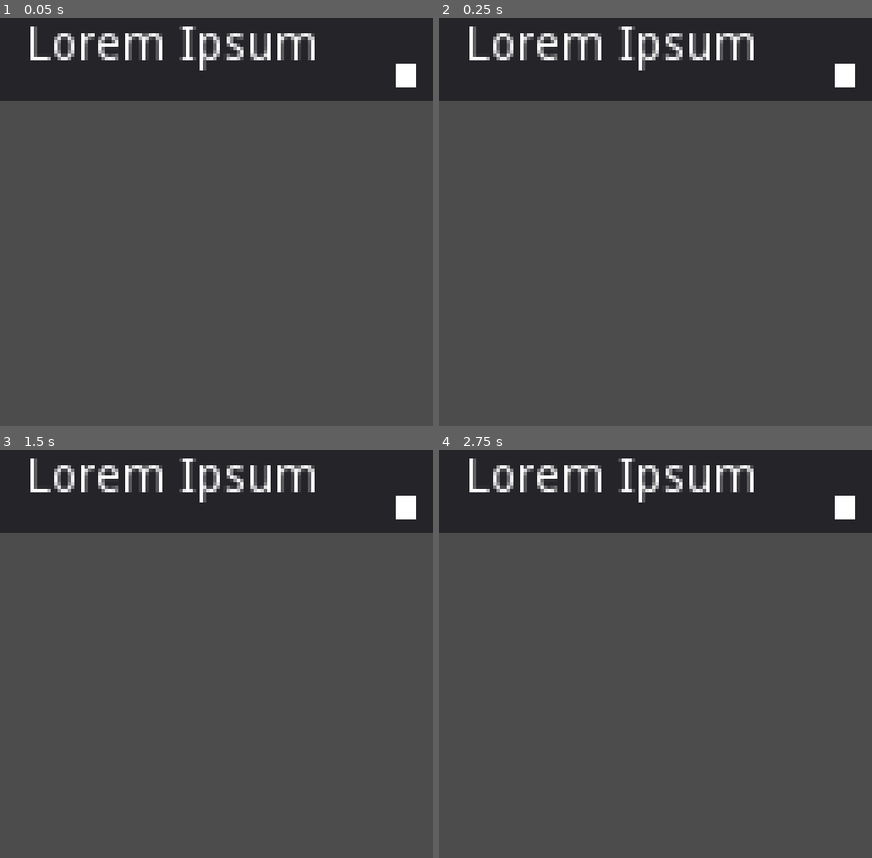
Above: before the commit, frames 1-4 (two rows, left to right).
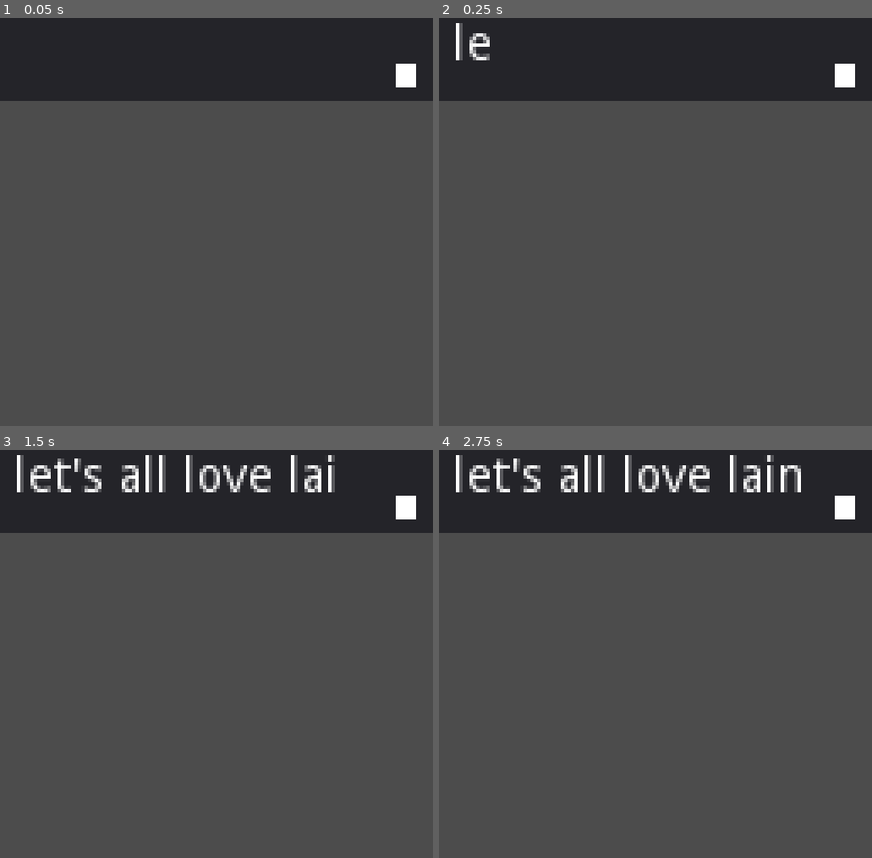
Above: after the commit, the same moments.

Repository: NintenDuck/Project-Vania
Game: Godot game, scene res://Scenes/tools/dialog_box.tscn
Same seed, same stepped clock (60 frames per second), same inputs: the game is played once before the commit and once after it. This scene is started directly instead of the project's main scene.
Inputs:
- Up to frame 1 (0.05 s): no input
- Up to frame 2 (0.25 s): no input
- Up to frame 3 (1.5 s): no input
- Up to frame 4 (2.75 s): tap Enter at 2 s

The runs differ from the first frame. In frame 1, 2.4% of the frame differs, in the area x 7-73%, y 2-13%; in frame 2, 2.6%; in frame 3, 3.0%; in frame 4, 3.3%, in the area x 3-84%, y 1-13%.

Commit message:
Add: Basic text reading from an array

Diff:
--- a/Scenes/tools/dialog_box.tscn
+++ b/Scenes/tools/dialog_box.tscn
@@ -10,22 +10,25 @@
 __meta__ = {
 "_edit_use_anchors_": true
 }
+text_speed = 0.1
 
 [node name="Margin" type="MarginContainer" parent="."]
 anchor_right = 1.0
 anchor_bottom = 1.0
-margin_left = 8.0
-margin_top = 4.0
+margin_left = 4.0
 margin_right = -12.0
-margin_bottom = -4.0
 
 [node name="DialogText" type="Label" parent="Margin"]
-margin_top = 5.0
-margin_right = 108.0
-margin_bottom = 19.0
+margin_top = 9.0
+margin_right = 112.0
+margin_bottom = 23.0
 text = "Lorem Ipsum"
+autowrap = true
+percent_visible = -0.1
 
-[node name="Sprite" type="Sprite" parent="Margin"]
-position = Vector2( 112, 20 )
+[node name="NextLineSprite" type="Sprite" parent="."]
+position = Vector2( 120, 24 )
 texture = ExtResource( 2 )
 hframes = 2
+
+[node name="TextSpeed" type="Timer" parent="."]
--- a/scripts/dialog_box.gd
+++ b/scripts/dialog_box.gd
@@ -1,5 +1,45 @@
 extends Panel
 
 
+export(float, 0.1, 2, 0.1) var text_speed = 1
+
+onready var dialog_label 		= $Margin/DialogText
+onready var text_timer 			= $TextSpeed
+onready var next_line_sprite 	= $NextLineSprite
+
+enum states {
+	WRITING,
+	FINISHED
+}
+
+var current_state = states.WRITING
+
+var current_text_line = 1
+var test_text = [
+	{"name": "lain",		"text": "lorem ipsum dolor inet"},
+	{"name": "pistacho",	"text": "let's all love lain"},
+	{"name": "lain", 		"text": "infornography"},
+]
+
 func _ready():
-	pass
+	dialog_label.text = test_text[current_text_line]["text"]
+	dialog_label.visible_characters = 0
+	text_timer.connect("timeout", self, "_on_text_timer_timeout")
+	text_timer.wait_time = text_speed
+	text_timer.start()
+
+
+# func _process(delta):
+# 	print(text_timer.time_left)
+
+func set_text_speed(new_wait_timer):
+	text_timer.wait_time = new_wait_timer
+
+func _on_text_timer_timeout():
+	if dialog_label.visible_characters >= dialog_label.text.length():
+		text_timer.stop()
+		current_state = states.FINISHED
+		return
+
+	dialog_label.visible_characters += 1
+	text_timer.start()
